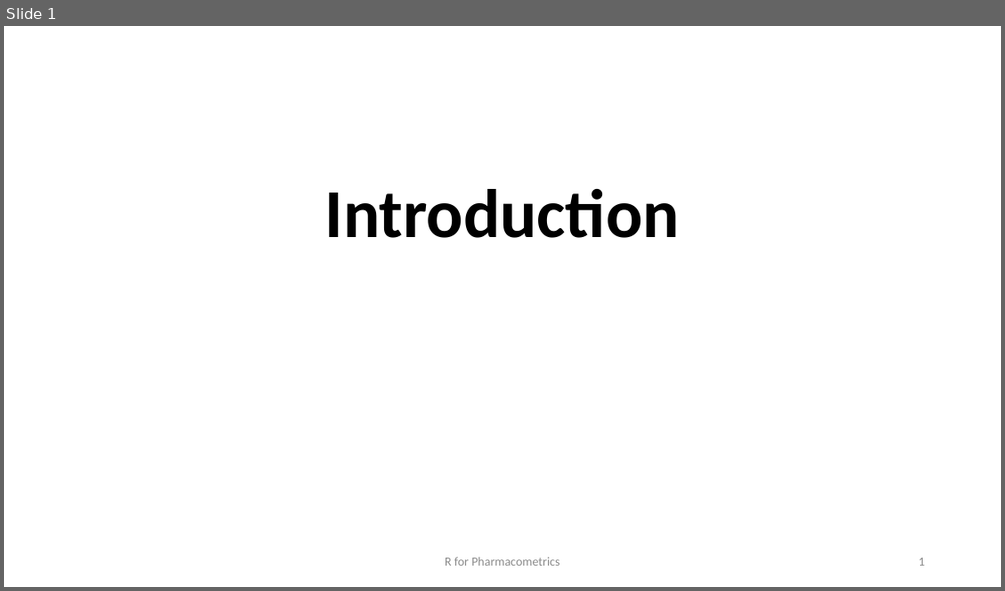
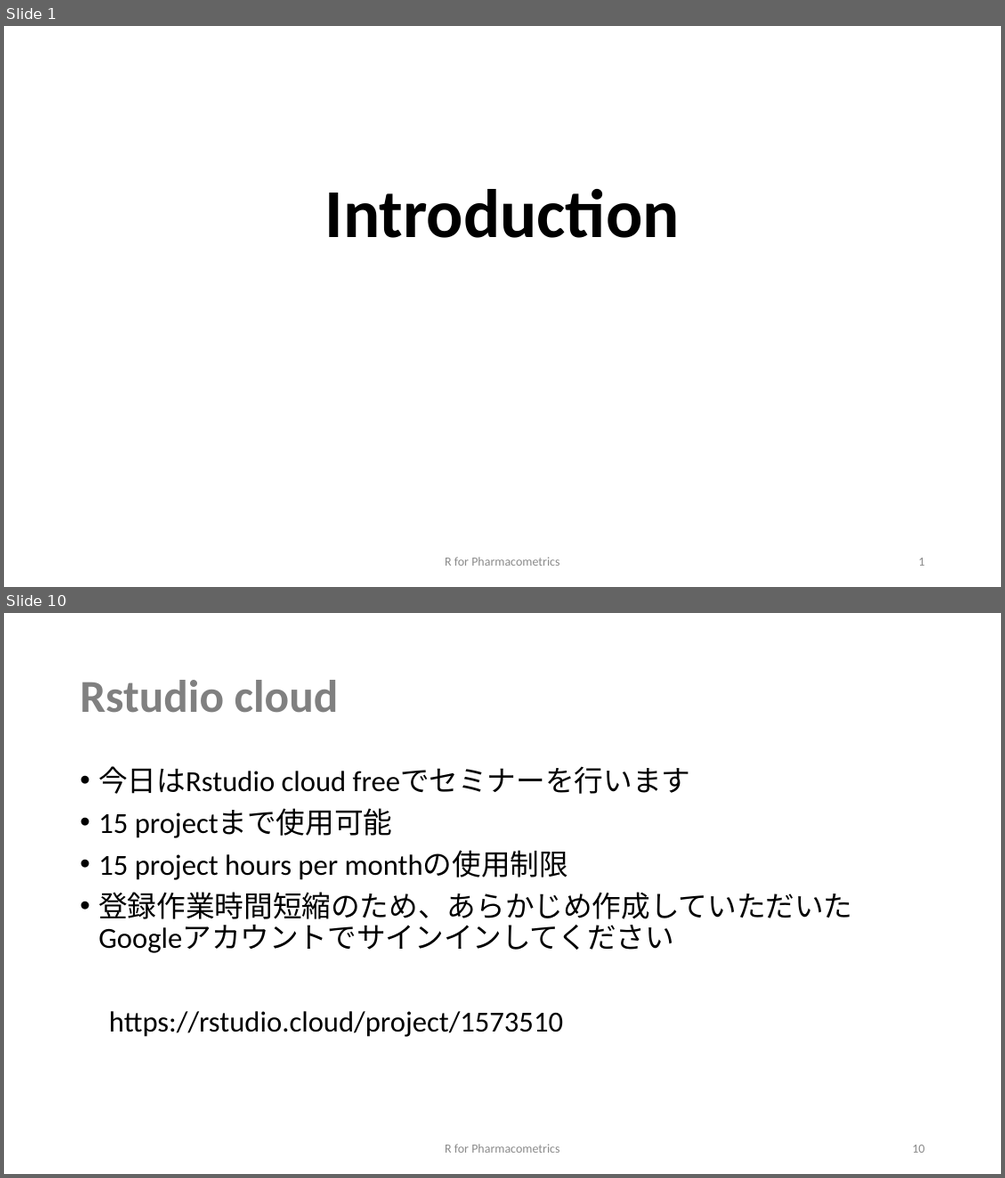
Before and after one commit to MasatoFukae/R-for-PMx, a slide deck: sample/0_introduction.pptx. Shown one above the other, each under a label of ours: slide 1 before the commit, slides 1 and 10 after it; the slides between them are not shown. The pictures are 1005x591 and 1005x1178 pixels, drawn with LibreOffice and Linux fonts; fonts in the diff are those of the drawing. Boxes give left, top, right and bottom in pixels: in the first picture for what was removed or moved away, otherwise in the second. Text is boxed around its words. In the diff, an @@ line names an element or a change of style, - is before the commit and + after.

```diff
--- a/sample/0_introduction.pptx
+++ b/sample/0_introduction.pptx
@@ slide 10 added at (x1=4, y1=613, x2=1001, y2=1174), background #FFFFFF @@
@@ title added at (x1=80, y1=680, x2=339, y2=713), 44 pt, text #808080, bold @@
+Rstudio cloud
@@ text added at (x1=98, y1=766, x2=852, y2=1037), 28 pt, text #000000 @@
+• 今日はRstudio cloud freeでセミナーを行います
+• 15 projectまで使用可能
+• 15 project hours per monthの使用制限
+• 登録作業時間短縮のため、あらかじめ作成していただいた
+  Googleアカウントでサインインしてください
+https://rstudio.cloud/project/1573510
@@ text added at (x1=445, y1=1143, x2=559, y2=1152), 12 pt, text #8C8C8C @@
+R for Pharmacometrics
@@ page number added at (x1=912, y1=1144, x2=924, y2=1152), 12 pt, text #8C8C8C @@
+10
```
Also in this commit, not shown: 2 slides changed, 7 other slides added.
